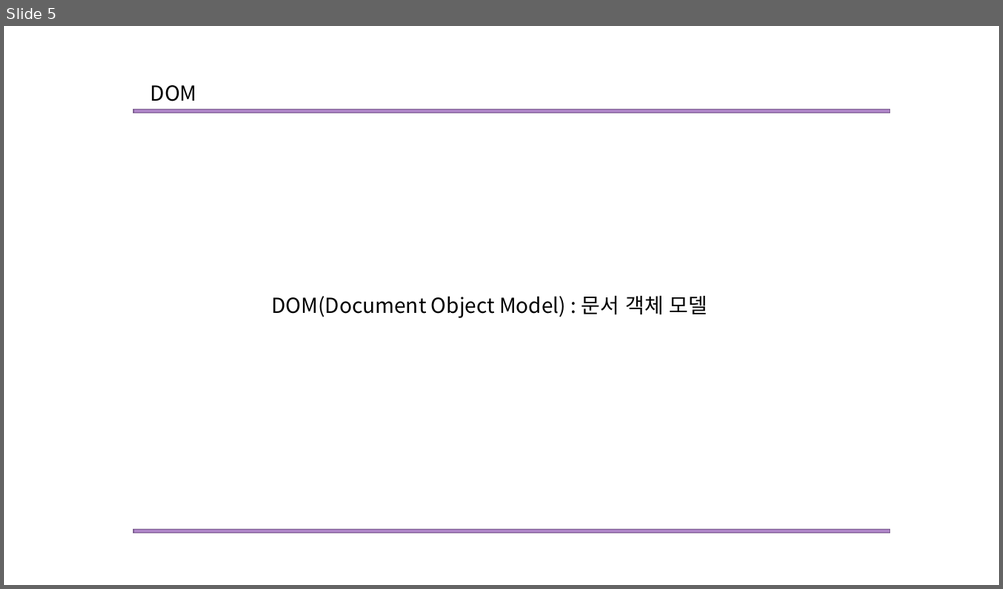
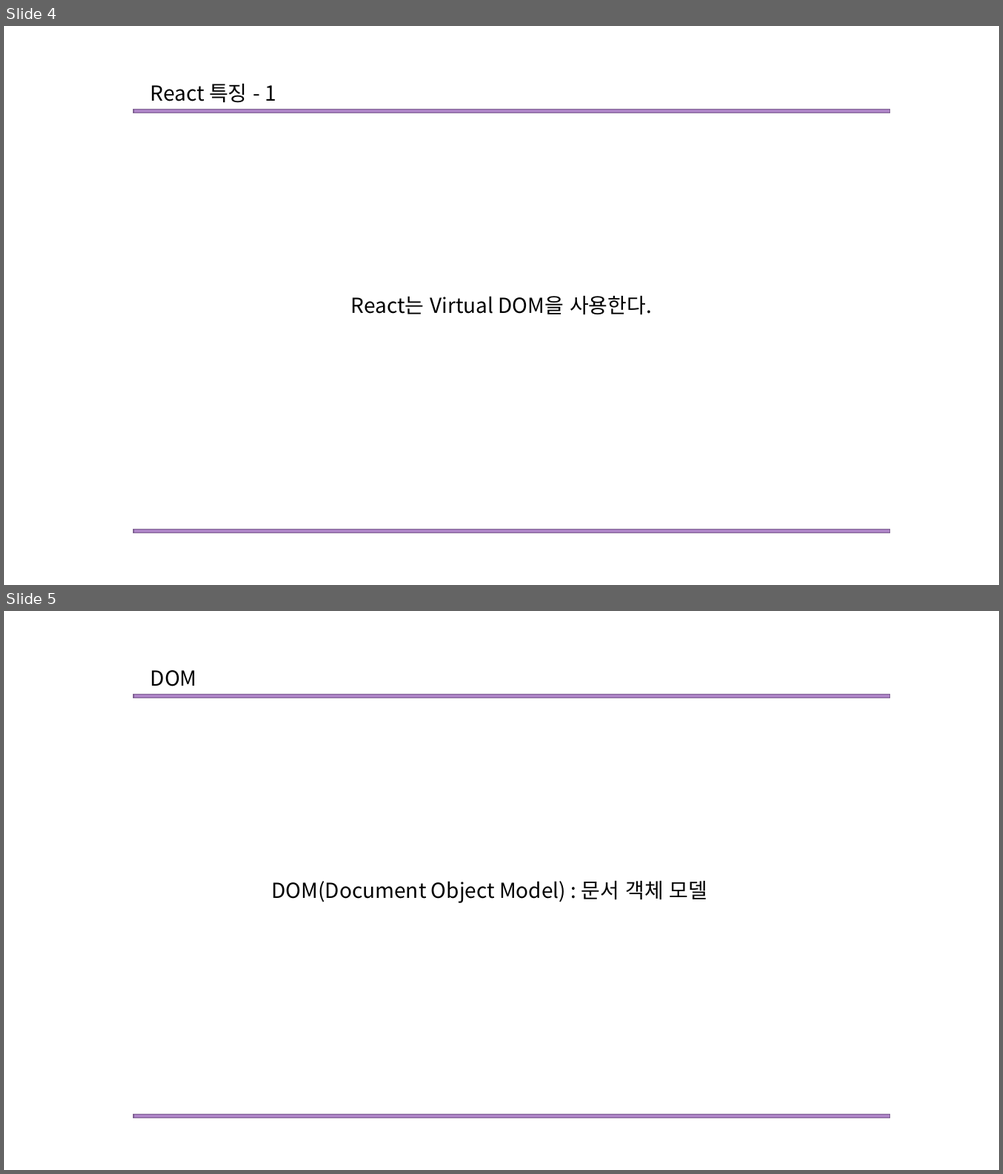
Before and after one commit to Mikusnuz/MyPractice, a slide deck: Study/6. React.pptx. Shown one above the other, each under a label of ours: slide 5 before the commit, slides 4 and 5 after it. The pictures are 1003x589 and 1003x1174 pixels, drawn with LibreOffice and Linux fonts; fonts in the diff are those of the drawing. Boxes give left, top, right and bottom in pixels: in the first picture for what was removed or moved away, otherwise in the second. Text is boxed around its words. In the diff, an @@ line names an element or a change of style, - is before the commit and + after.

```diff
--- a/Study/6. React.pptx
+++ b/Study/6. React.pptx
@@ slide 4 added at bbox=[4, 26, 999, 585], background #FFFFFF @@
@@ text added at bbox=[151, 84, 277, 103], 20 pt, text #000000 @@
+React 특징 - 1
@@ rectangle added at bbox=[133, 110, 890, 113], fill #AD84C6, outline #806292 1 pt @@
@@ text added at bbox=[351, 295, 652, 315], 20 pt, text #000000 @@
+React는 Virtual DOM을 사용한다.
@@ rectangle added at bbox=[133, 530, 890, 534], fill #AD84C6, outline #806292 1 pt @@
```
Also in this commit, not shown: 4 slides changed, 6 other slides added, 1 slide removed, 5 other files.
